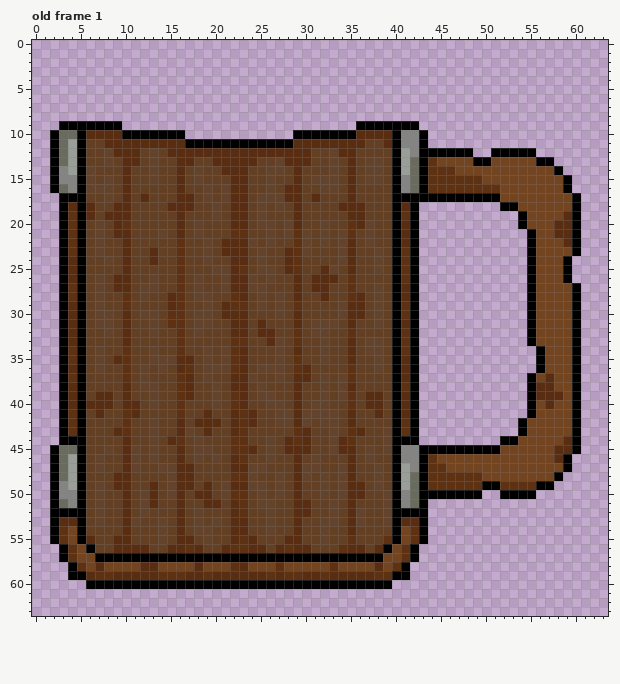
Pixel-art file: assets/models/mug/cut_mug.ase. Above: the version before the commit.
64x64 pixels, 1 frame. Colours within 5 levels of each other are drawn and written as one. Shown: old frame 1. The commit also changed other frames, which this record leaves out.
Now the later version:
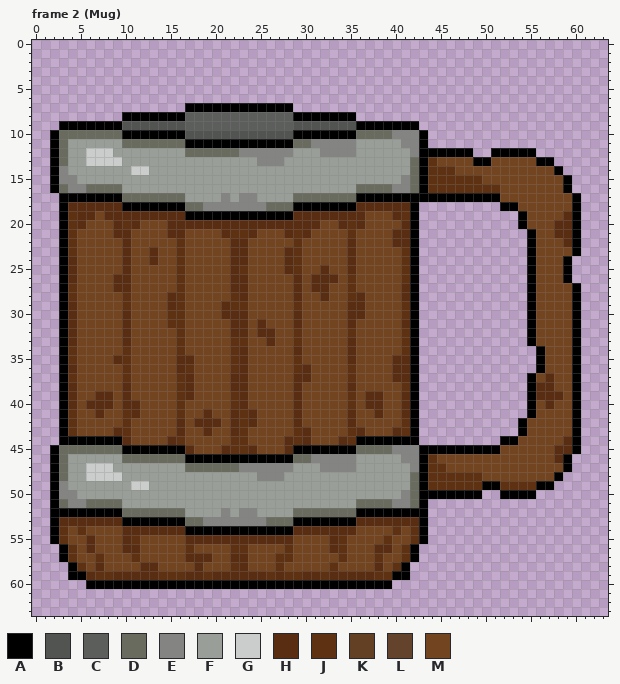
Palette (. is transparent): A #000000  B #525452  C #5c5e5c  D #696b5e  E #848482  F #999e98  G #cbcdcd  H #592d12  J #5f3113  K #633f23  L #63432b  M #734420
A new or re-ordered frame is compared with the old frame closest to it.
Diff:
frames 1 -> 27
layer "MugFront" added
--- frame 2 (Mug) is new; against old frame 1, layer "MugFront"
@@ x 3..42 @@
  6 ........................................
- 7 ........................................
- 8 ........................................
- 9 AAAAAAA..........................AAAAAAA
-10 DDAHHHHAAAAAAA............AAAAAAAHHHHAEE
-11 DFAKKHHHHHHHHHAAAAAAAAAAAAHHHHHHHHKKHAEE
-12 DFAKKLHHHKLKHHHHHHHHHHHHHHHHKKLHHKKKKAFE
-13 DFAKKLKHHKLKKHHKKHHHHHKKLHHHKKLKHKLLKAFD
-14 EFALKKKHKKLKKHKLKKHHHKKLLKHKKKLKHKLLKAFD
-15 EEALKLKHKKLKKHKLKKKHHKKLKKHKLLLKHKLLKAED
-16 DEALLLKHKKKKKHKKLKLHHKKLKHHKKLLKHKKKKAED
-17 AAAKKLKHKHKKKHHKLKLHHKLLLHHKHKKKHKKKKAAA
-18 AHAHKKHHKKKKHHHKKLKHHKLKLKHKKKKHHHKKKAHA
-19 AJAHKHHHKKKKKHKKKLKHHKLKKKHKKKKKHHKKKAJA
-20 AJAKLKHJKKKKKHKLKKKHHKLLKLHKKLKKJHLKKAHA
-21 AJAKLKHHKKKLKHKLKKKJJKKLKLJLKLKLJKLKKAHA
-22 AJAKLKKHKKKKKJKKLKHHHLKLKKJLKLKLHKLKKAHA
-23 AJAKLKKHKKHKKJKKLKHHHKLKKHJLKKKLHKKLKAJA
-24 AHAKKLKHKKHKKJKKLKKHHKLKKHJKKKKLHKKLKAJA
-25 AHAKKKKHKKKKKJKKKLLHJKLLKHJKKHLKHKKLKAJA
-26 AHAKLKHHKKLKKJKLKKLHHLKLKKHKHHHKJKKKKAJA
-27 AJAKLKHHKLLKKJKLKKLHHLLKKKHKHHKKJKKLKAHA
-28 AJAKLKKJKLKKHJKLLKKJHKLKLKHKKHKKJHKLKAHA
-29 AHAKLKKJKKKKHJKKLKHJJKLKLKJKKKKLHHKLKAJA
-30 AHAKLLKHKLLKJJKLLKHHHKKKLKHKKKKLHHKLKAJA
-31 AHAKLLKHKKLKJJKLLKKHHKHKKKHKLLLKHKKLKAHA
-32 AHAKKLKHKKLKKJKLKKKHHKHHKKJKLLKKJKKKKAJA
-33 AHAKKKKHKKKKKJKKKKKJJKKHLKJKKLKKHKLLKAJA
-34 AJAKLKKJKKLKKJKKLKLJHKKKLKHKKLKKHKLLKAJA
-35 AJAKLKHJKKLLLHHKLKLJHKKKLKJKKLKKHKKLKAHA
-36 AHAKLKKJKLKLKHJKLLLJHKLLLKJHKKKKJKKLKAHA
-37 AJAKKKKJKLKKKJHKLKKHHLKKLKHHKLKLJKKKKAHA
-38 AHAKKKKHKLLKKJHKKLKHHKLKKKHKKLKLHKKKKAJA
-39 AHAKHHKHKKLKKJHKKLKJHKLLKKHKKLKLJKHHKAHA
-40 AHAHHHKHHKLKKJKKKLKJHKKLLKHKLLKKJKHHKAHA
-41 AJAKHKKJHKKKKJKKHKKHJHKKLLHLLLLKHKKHKAHA
-42 AJAKKKKJKKLKKHKHHHKHJHKKLLHLKLLKHKKKKAJA
-43 AJAKKKHJKKLKKHLKHKKHJKKKKKJHKKLKJHKKLAJA
-44 AAAKKKKHKKLKHJKLKKKJJKKLKHJHKKLHJKKKLAAA
-45 DDAKKLKHLKLKKHKLLKKJJHKLKHHHKKLHHKLKLAEE
-46 DFAKLKKHLKLKKHKLKLKHJKKLKKHKLKKKHKLKKAEE
-47 DFAKLKKHLKKLLHHKKKKHHLLKKKHLLKKLHKKLKAFE
-48 DFAKKKHHKKKKLHHKKKKJJLKKLKHLKLKLHKKLKAFD
-49 EFAKLKHHKKHKLHHKHKLHHLLKLKHKKLKLHHKLKAFD
-50 EEAKLKKHKLHKLHKHHKLJJKLKLKHKKLKLHHKKLAED
-51 DEAKLKKHKLHKKHKKHHKHJKLLKKHHKKLKHKKKLAED
-52 AAAKLKKHKLKKKHKLKKKHJKKLKKHHKKLKHLKKLAAA
-53 HHAKLKKHLKKLKHKLKLKHHKKLKKHKKLLKHLKKLAHH
-54 JMAKKKKHKKKLKHKLLKKHHKKLKKHKKLKKHKKKKAMJ
-55 JMAHKKHHKKKLKHHKLKKHJHKKKHHKKLKKJKKKJAMJ
-56 AJMAKKHHHHKKHHJHKKHJJHHKHJHHKKKJHHKHAMJA
-57 AJMMAAAAAAAAAAAAAAAAAAAAAAAAAAAAAAAAMMJA
+ 7 ..............AAAAAAAAAAAA..............
+ 8 .......AAAAAAACCCCCCCCCCCCAAAAAAA.......
+ 9 AAAAAAABBBBBBBCCCCCCCCCCCCBBBBBBBAAAAAAA
+10 DDDDDDDAAAAAAABBBBBBBBBBBBAAAAAAADDDDEEE
+11 DFFFFFFDDDDDDDAAAAAAAAAAAADDEEEEEFFFFFEE
+12 DFFGGGFFFFFFFFDDDDDDEEEEEEFFFEEEEFFFFFFE
+13 DFFGGGGFFFFFFFFFFFFFFFEEEFFFFFFFFFFFFFFD
+14 EFFFFFFFGGFFFFFFFFFFFFFFFFFFFFFFFFFFFFFD
+15 EEFFFFFFFFFFFFFFFFFFFFFFFFFFFFFFFFFFFFED
+16 DEEDDDDFFFFFFFFFFFFFFFFFFFFFFFFFFDDDDEED
+17 AAAAAAADDDDDDDFFFFEFEEFFFFDDDDDDDAAAAAAA
+18 AHHHHHHAAAAAAADDEEEEEEEDDDAAAAAAAHHHHHHA
+19 AJHHMHHHHHHHHHAAAAAAAAAAAAHHHHHHHHMMMHJA
+20 AJHMMMHJHMMMHHHHHHHHHHHHHHHHHMMHJHMMMMHA
+21 AJMMMMHHMMMMHHMMMMHJJHMMMHJHMMMMJMMMMHHA
+22 AJMMMMMHMMMMMJMMMMMHHMMMMMJMMMMMHMMMMHHA
+23 AJMMMMMHMMHMMJMMMMMHHMMMMHJMMMMMHMMMMMJA
+24 AHMMMMMHMMHMMJMMMMMHHMMMMHJMMMMMHMMMMMJA
+25 AHMMMMMHMMMMMJMMMMMHJMMMMHJMMHMMHMMMMMJA
+26 AHMMMMHHMMMMMJMMMMMHHMMMMMHMHHHMJMMMMMJA
+27 AJMMMMHHMMMMMJMMMMMHHMMMMMHMHHMMJMMMMMHA
+28 AJMMMMMJMMMMHJMMMMMJHMMMMMHMMHMMJHMMMMHA
+29 AHMMMMMJMMMMHJMMMMHJJMMMMMJMMMMMHHMMMMJA
+30 AHMMMMMHMMMMJJMMMMHHHMMMMMHMMMMMHHMMMMJA
+31 AHMMMMMHMMMMJJMMMMMHHMHMMMHMMMMMHMMMMMHA
+32 AHMMMMMHMMMMMJMMMMMHHMHHMMJMMMMMJMMMMMJA
+33 AHMMMMMHMMMMMJMMMMMJJMMHMMJMMMMMHMMMMMJA
+34 AJMMMMMJMMMMMJMMMMMJHMMMMMHMMMMMHMMMMMJA
+35 AJMMMMHJMMMMMHHMMMMJHMMMMMJMMMMMHMMMMHHA
+36 AHMMMMMJMMMMMHJMMMMJHMMMMMJHMMMMJMMMMHHA
+37 AJMMMMMJMMMMMJHMMMMHHMMMMMHHMMMMJMMMMHHA
+38 AHMMMMMHMMMMMJHMMMMHHMMMMMHMMMMMHMMMMMJA
+39 AHMMHHMHMMMMMJHMMMMJHMMMMMHMMMMMJMHHMMHA
+40 AHMHHHMHHMMMMJMMMMMJHMMMMMHMMMMMJMHHMMHA
+41 AJMMHMMJHMMMMJMMHMMHJHMMMMHMMMMMHMMHMMHA
+42 AJMMMMMJMMMMMHMHHHMHJHMMMMHMMMMMHMMMMMJA
+43 AJMMMMHJMMMMMHMMHMMHJMMMMMJHMMMMJHMMMHJA
+44 AAAAAAAHMMMMHJMMMMMJJMMMMHJHMMMHJAAAAAAA
+45 DDDDDDDAAAAAAAHMMMHJJHMMMHAAAAAAADDDDEEE
+46 DFFFFFFDDDDDDDAAAAAAAAAAAADDEEEEEFFFFFEE
+47 DFFGGGFFFFFFFFDDDDDDEEEEEEFFFEEEEFFFFFFE
+48 DFFGGGGFFFFFFFFFFFFFFFEEEFFFFFFFFFFFFFFD
+49 EFFFFFFFGGFFFFFFFFFFFFFFFFFFFFFFFFFFFFFD
+50 EEFFFFFFFFFFFFFFFFFFFFFFFFFFFFFFFFFFFFED
+51 DEEDDDDFFFFFFFFFFFFFFFFFFFFFFFFFFDDDDEED
+52 AAAAAAADDDDDDDFFFFEFEEFFFFDDDDDDDAAAAAAA
+53 HHHHHHHAAAAAAADDEEEEEEEDDDAAAAAAAHHHHHHH
+54 JMJMMMMHHHHHHHAAAAAAAAAAAAHHHHHHHMMMMJMJ
+55 JMMHMMMHJMMMMMHHHHHHHHHHHHMMMMHJMMMMJMMJ
+56 AJMHMMMHHMMMMMJMMMMJJMMMMJMMMMHJMMMHHMJA
+57 AJMMJMMMJMMMMMHHHMMHHMMMJJMMMMMJMMMJMMJA
 58 .AJMHMMMMHHMMMMHMMMJHMMMJMMMMMJMMMMHMJA.
Where, in picture pixels (left, top, right, bottom), the same in both pictures:
changed: (77, 103, 401, 562)
